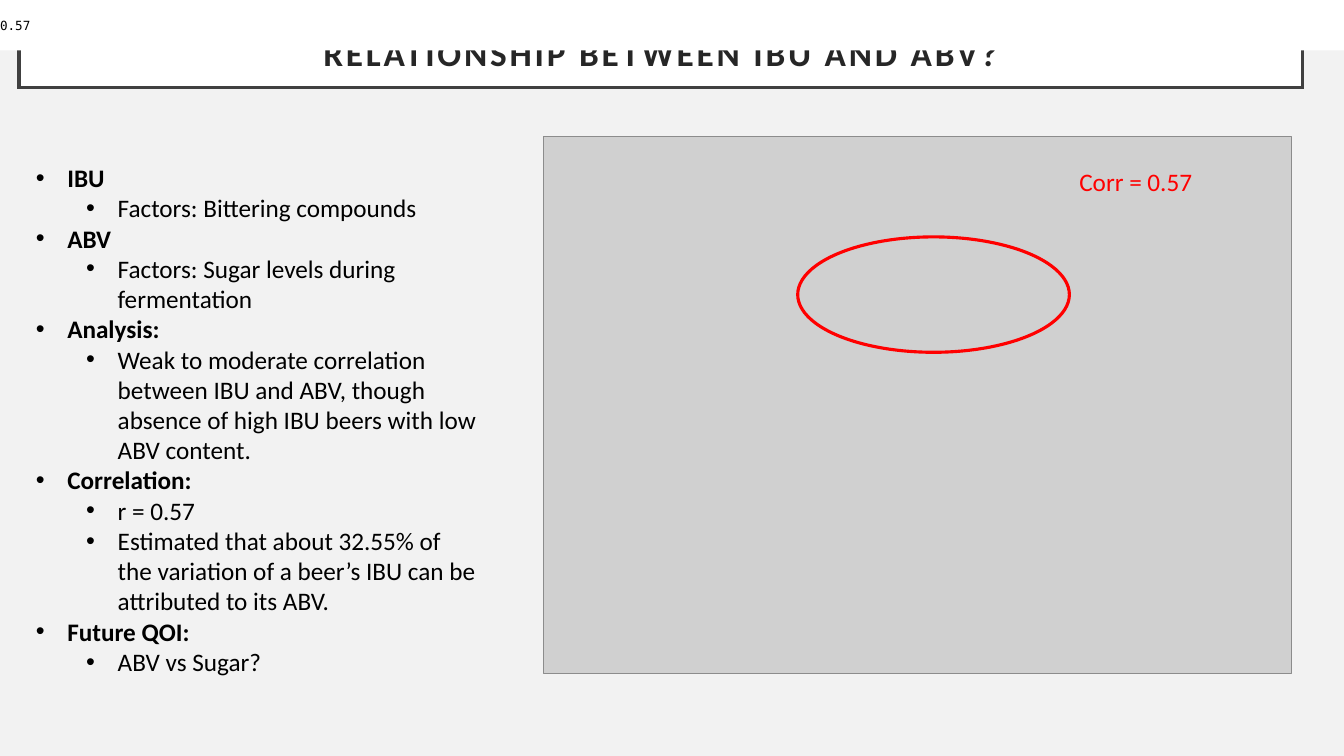
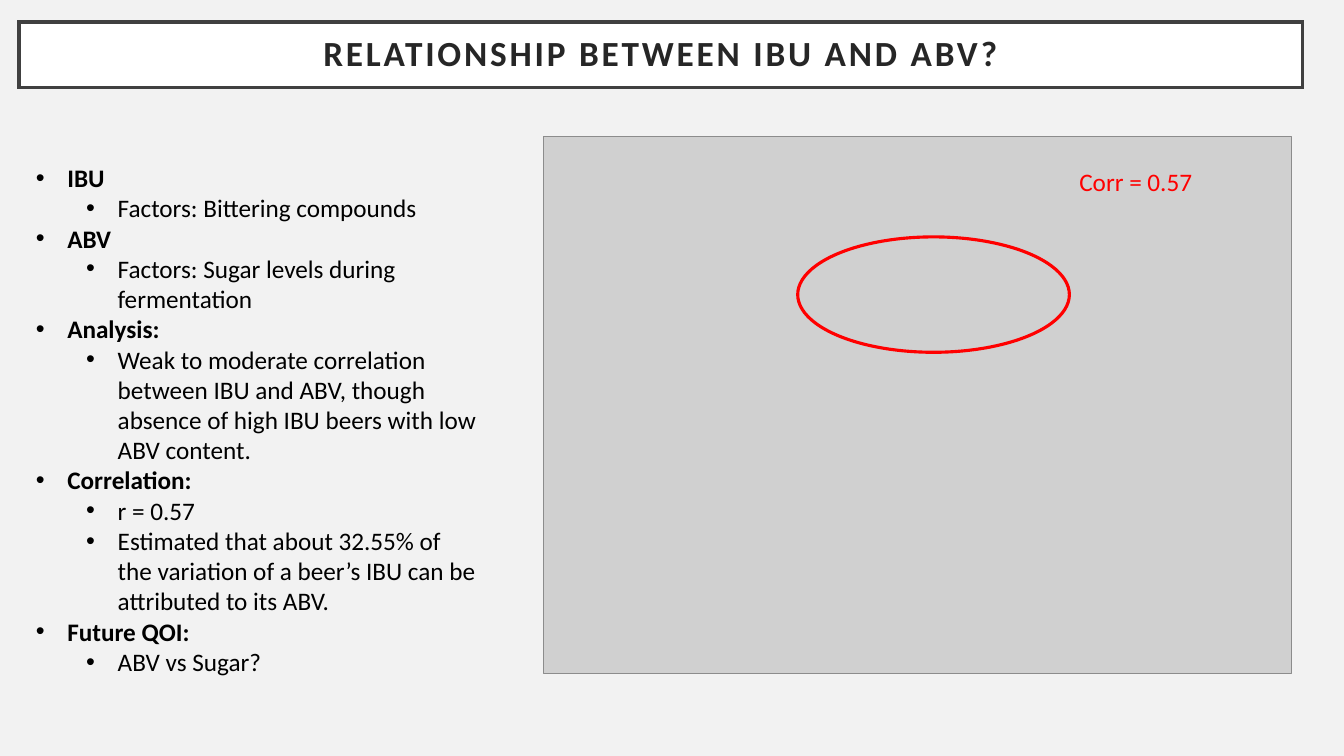
Before and after one commit to bensonnd/DS6306_David_Neil_Project_1, a slide deck: slide 8 of Analysis Presentations/Case Study 1 - David Wei, Neil Benson.pptx. Drawn at 1344x756 pixels with LibreOffice and Linux fonts; fonts in the diff are those of the drawing; grey boxes stand for pictures. Boxes give left, top, right and bottom in pixels: in the first picture for what was removed or moved away, otherwise in the second. Text is boxed around its words. In the diff, an @@ line names an element or a change of style, - is before the commit and + after.

```diff
--- a/Analysis Presentations/Case Study 1 - David Wei, Neil Benson.pptx
+++ b/Analysis Presentations/Case Study 1 - David Wei, Neil Benson.pptx
@@ rectangle removed at <box>0,0,1344,50</box> @@
-0.57
```
Also in this commit, not shown: 4 other slides changed.
